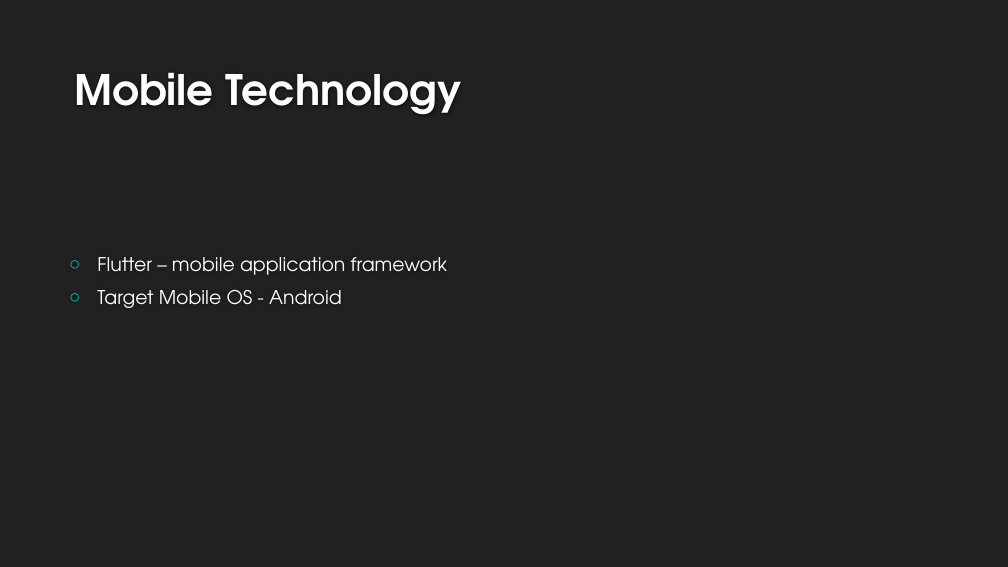
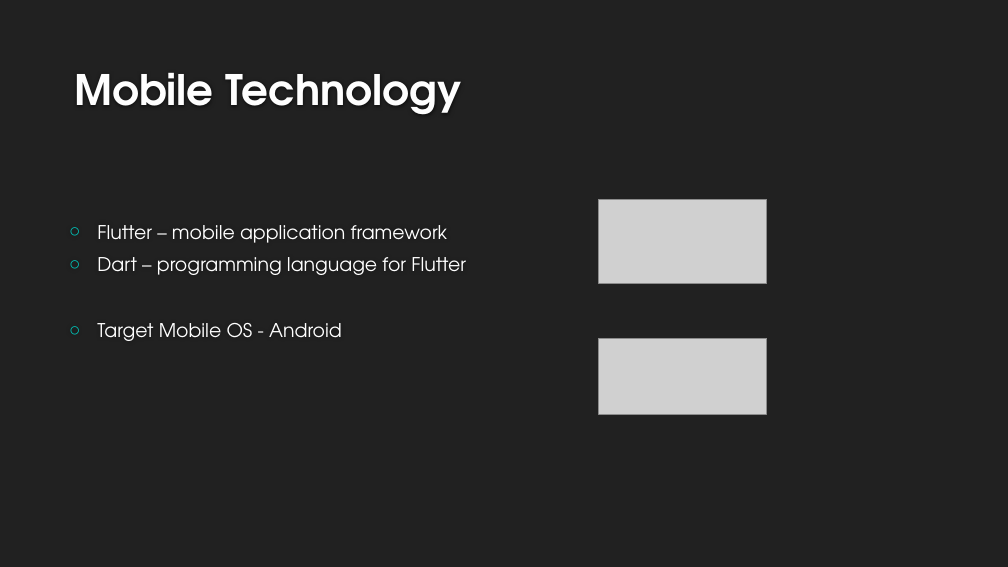
Before and after one commit to Joehill27/CalendarShare, a slide deck: slide 10 of Documentation/Group 9 Large Pitch Presentation.pptx. Drawn at 1008x567 pixels with LibreOffice and Linux fonts; fonts in the diff are those of the drawing; grey boxes stand for pictures; background and template pictures are left out. Boxes give left, top, right and bottom in pixels: in the first picture for what was removed or moved away, otherwise in the second. Text is boxed around its words. In the diff, an @@ line names an element or a change of style, - is before the commit and + after.

```diff
--- a/Documentation/Group 9 Large Pitch Presentation.pptx
+++ b/Documentation/Group 9 Large Pitch Presentation.pptx
@@ picture added at (x1=599, y1=200, x2=767, y2=284) @@
@@ text at (x1=97, y1=257, x2=466, y2=275): paragraph added @@
+○ Dart – programming language for Flutter
@@ picture added at (x1=599, y1=338, x2=767, y2=414) @@
```
Also in this commit, not shown: 1 other slide changed, 1 slide added.
